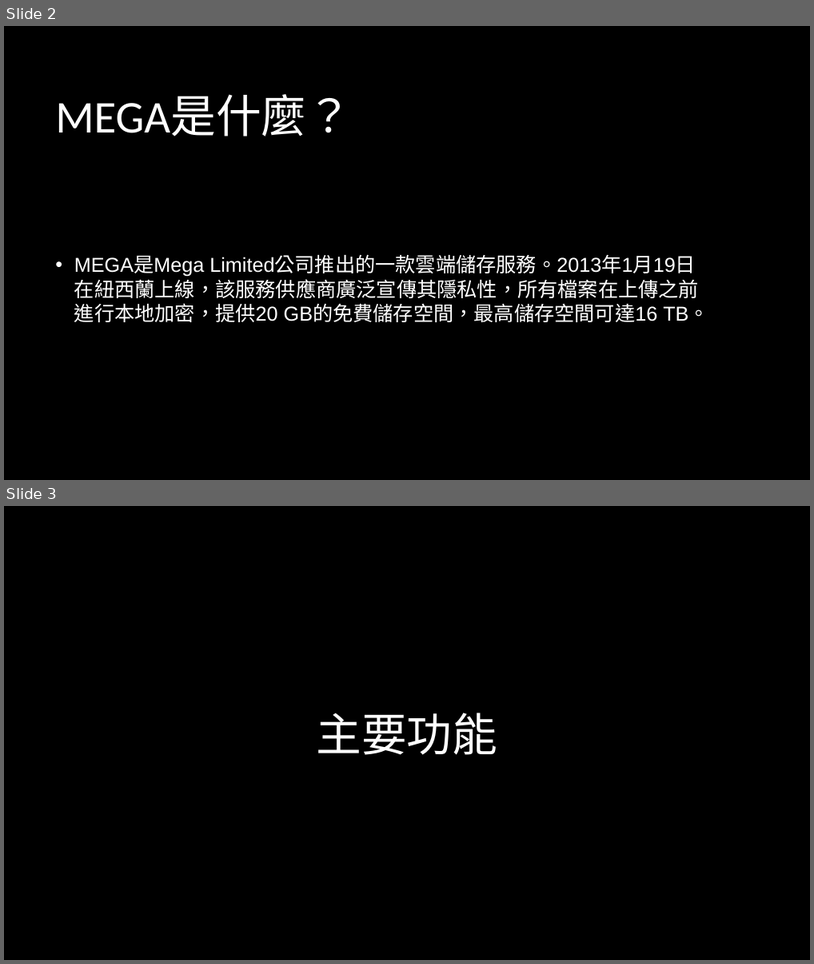
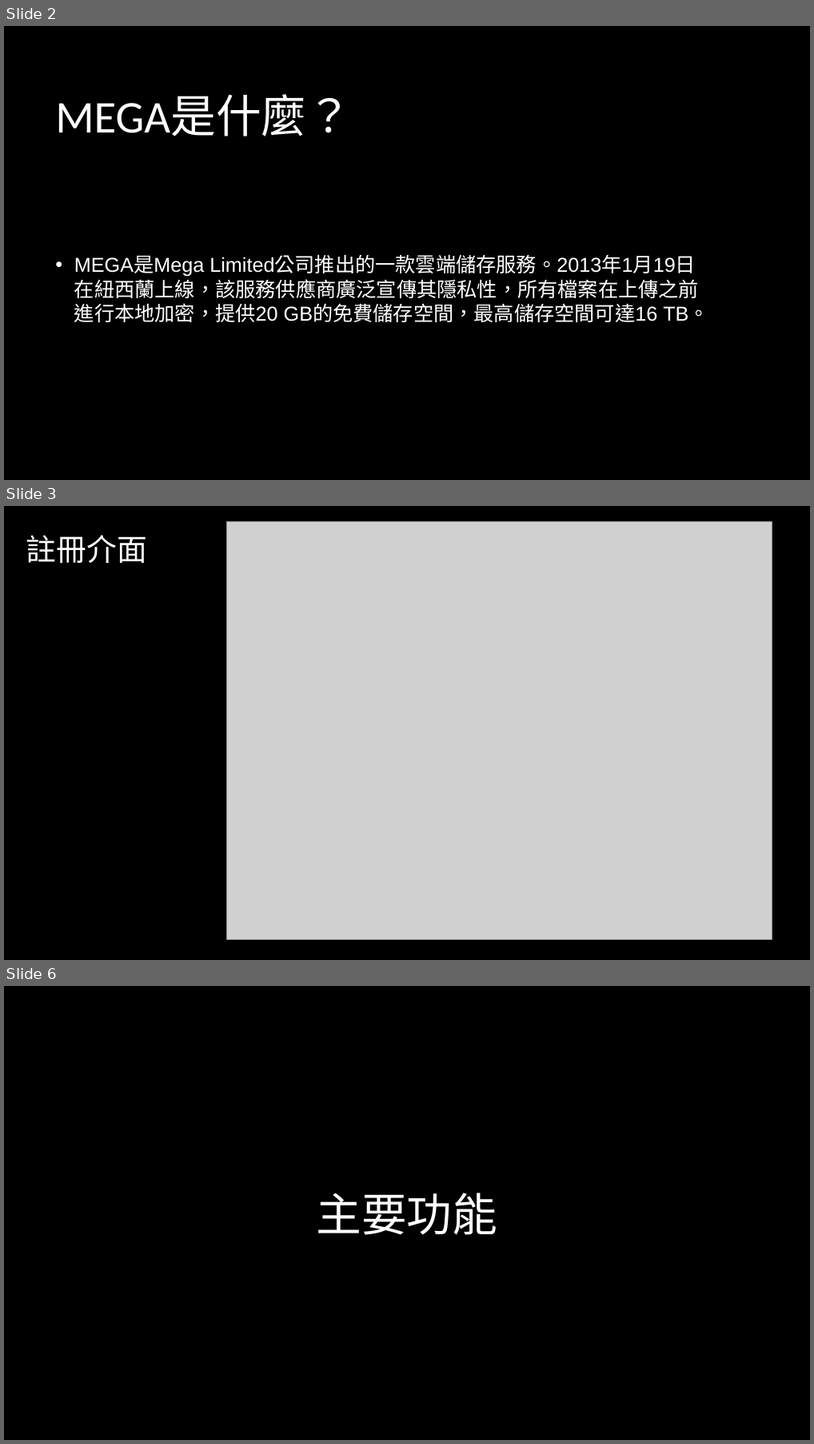
Before and after one commit to zsxghg/end-of-period, a slide deck: MEGA系統分析報告.pptx. Shown one above the other, each under a label of ours: slides 2 and 3 before the commit, slides 2, 3 and 6 after it; the slides between them are not shown. The pictures are 814x964 and 814x1444 pixels, drawn with LibreOffice and Linux fonts; fonts in the diff are those of the drawing; grey boxes stand for pictures; background and template pictures are left out. Boxes give left, top, right and bottom in pixels: in the first picture for what was removed or moved away, otherwise in the second. Text is boxed around its words. In the diff, an @@ line names an element or a change of style, - is before the commit and + after.

```diff
--- a/MEGA系統分析報告.pptx
+++ b/MEGA系統分析報告.pptx
@@ slide 3 added at [4, 506, 810, 960], background picture (left out) @@
@@ picture added at [226, 522, 773, 939] @@
@@ title added at [26, 535, 147, 563], 36 pt, text #FFFFFF @@
+註冊介面
@@ what was slide 3 is now slide 6 @@
```
Also in this commit, not shown: 1 slide changed, 2 other slides added, 2 other files.
